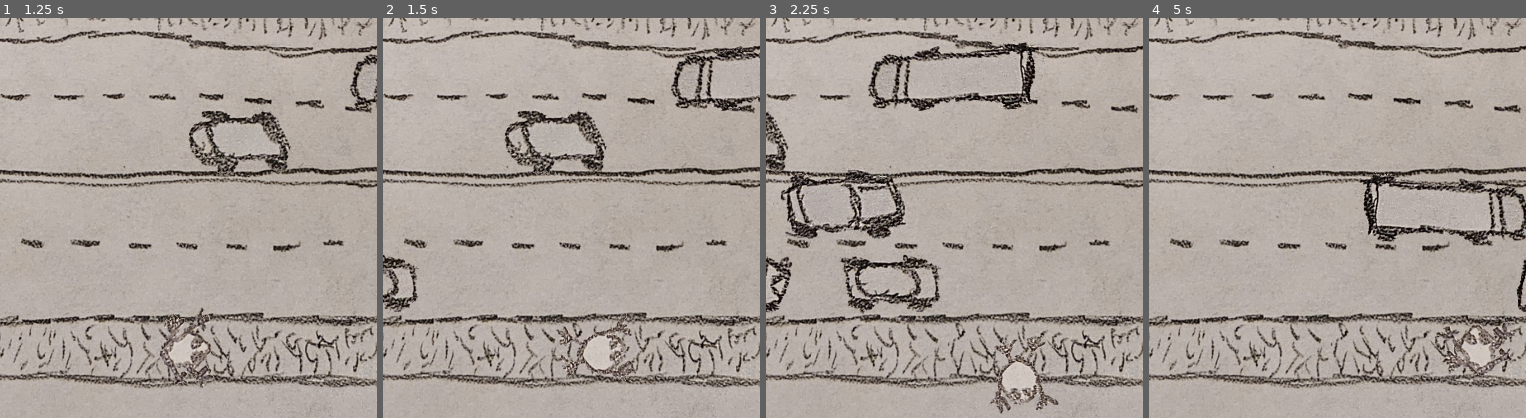
Above: before the commit, frames 1-4 (left to right).
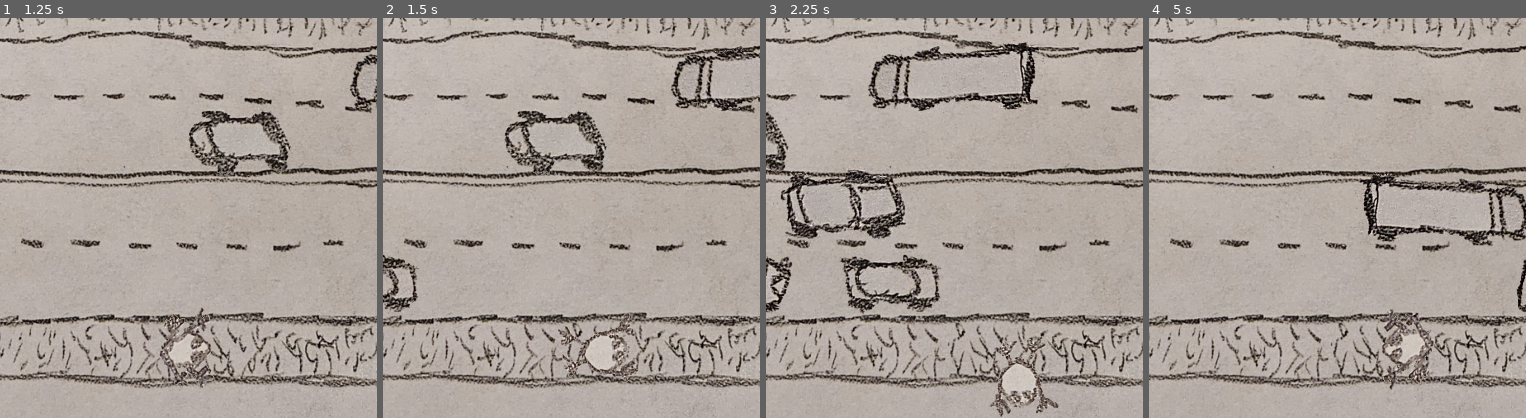
Above: after the commit, the same moments.

Repository: Xyloph/20GC_Game3
Game: Godot game, scene res://scenes/Game.tscn
Same seed, same stepped clock (60 frames per second), same inputs: the game is played once before the commit and once after it.
Inputs (mouse positions are % of the whole screen's width and height, from its top left):
- Up to frame 1 (1.25 s): move the mouse to (72, 45) at 0.52 s; hold Right (ui_right) from 0.53 s (still down); click (72, 45) at 0.67 s
- Up to frame 2 (1.5 s): move the mouse to (30, 55) at 1.27 s; release Right (ui_right) at 1.28 s; hold Down (ui_down) from 1.28 s (still down)
- Up to frame 3 (2.25 s): move the mouse to (60, 28) at 2.02 s; release Down (ui_down) at 2.03 s; hold Right (ui_right) from 2.03 s (still down)
- Up to frame 4 (5 s): move the mouse to (45, 70) at 2.77 s; release Right (ui_right) at 2.78 s; hold Up (ui_up) 2.78-3.53 s; click (45, 70) at 2.92 s; move the mouse to (80, 65) at 3.52 s; hold Left (ui_left) from 3.53 s (still down); move the mouse to (20, 35) at 4.27 s
The pictures show only the part of the screen within x 32-82%, y 50-100%; the shares and areas given below are measured in that part.

Frame 1 is identical in both runs. In frame 2, 1.0% of the frame differs, in the area x 45-68%, y 73-92%; in frame 3, 1.0%; in frame 4, 2.5%, in the area x 61-98%, y 72-93%.

Commit message:
controller support

Diff:
--- a/project.godot
+++ b/project.godot
@@ -27,6 +27,33 @@
 movie_writer/mjpeg_quality=1.0
 movie_writer/movie_file="c:\\temp\\waves.avi"
 
+[input]
+
+left={
+"deadzone": 0.8,
+"events": [Object(InputEventKey,"resource_local_to_scene":false,"resource_name":"","device":-1,"window_id":0,"alt_pressed":false,"shift_pressed":false,"ctrl_pressed":false,"meta_pressed":false,"pressed":false,"keycode":0,"physical_keycode":4194319,"key_label":0,"unicode":0,"echo":false,"script":null)
+, Object(InputEventJoypadMotion,"resource_local_to_scene":false,"resource_name":"","device":-1,"axis":0,"axis_value":-1.0,"script":null)
+]
+}
+right={
+"deadzone": 0.8,
+"events": [Object(InputEventKey,"resource_local_to_scene":false,"resource_name":"","device":-1,"window_id":0,"alt_pressed":false,"shift_pressed":false,"ctrl_pressed":false,"meta_pressed":false,"pressed":false,"keycode":0,"physical_keycode":4194321,"key_label":0,"unicode":0,"echo":false,"script":null)
+, Object(InputEventJoypadMotion,"resource_local_to_scene":false,"resource_name":"","device":-1,"axis":0,"axis_value":1.0,"script":null)
+]
+}
+up={
+"deadzone": 0.8,
+"events": [Object(InputEventKey,"resource_local_to_scene":false,"resource_name":"","device":-1,"window_id":0,"alt_pressed":false,"shift_pressed":false,"ctrl_pressed":false,"meta_pressed":false,"pressed":false,"keycode":0,"physical_keycode":4194320,"key_label":0,"unicode":0,"echo":false,"script":null)
+, Object(InputEventJoypadMotion,"resource_local_to_scene":false,"resource_name":"","device":-1,"axis":1,"axis_value":-1.0,"script":null)
+]
+}
+down={
+"deadzone": 0.8,
+"events": [Object(InputEventKey,"resource_local_to_scene":false,"resource_name":"","device":-1,"window_id":0,"alt_pressed":false,"shift_pressed":false,"ctrl_pressed":false,"meta_pressed":false,"pressed":false,"keycode":0,"physical_keycode":4194322,"key_label":0,"unicode":0,"echo":false,"script":null)
+, Object(InputEventJoypadMotion,"resource_local_to_scene":false,"resource_name":"","device":-1,"axis":1,"axis_value":1.0,"script":null)
+]
+}
+
 [layer_names]
 
 2d_physics/layer_3="Layer 3"
--- a/scenes/Level.tscn
+++ b/scenes/Level.tscn
@@ -18,7 +18,7 @@
 size = Vector2(1440, 738)
 
 [sub_resource type="RectangleShape2D" id="RectangleShape2D_bmb4c"]
-size = Vector2(1787, 355)
+size = Vector2(1787, 360)
 
 [sub_resource type="RectangleShape2D" id="RectangleShape2D_pg845"]
 size = Vector2(912, 968)
@@ -207,7 +207,7 @@
 collision_mask = 2
 
 [node name="CollisionShape2D" type="CollisionShape2D" parent="DrownArea"]
-position = Vector2(465.5, 230.5)
+position = Vector2(465.5, 228)
 shape = SubResource("RectangleShape2D_bmb4c")
 
 [node name="Sprite2D" type="Sprite2D" parent="."]
--- a/scenes/Lillypad.tscn
+++ b/scenes/Lillypad.tscn
@@ -4,7 +4,7 @@
 [ext_resource type="Script" path="res://scripts/Lillypad.gd" id="1_ltf3m"]
 
 [sub_resource type="RectangleShape2D" id="RectangleShape2D_7bovu"]
-size = Vector2(86, 91)
+size = Vector2(69, 91)
 
 [node name="Lillypad" type="Node2D"]
 script = ExtResource("1_ltf3m")
@@ -17,7 +17,7 @@
 collision_layer = 0
 
 [node name="CollisionShape2D" type="CollisionShape2D" parent="WinArea"]
-position = Vector2(1, 5.5)
+position = Vector2(1.5, 5.5)
 shape = SubResource("RectangleShape2D_7bovu")
 debug_color = Color(0.701961, 0.243137, 0, 0.419608)
 
--- a/scripts/frog.gd
+++ b/scripts/frog.gd
@@ -75,26 +75,40 @@
 					move_down = true
 				elif mouse_pos.y < -70.:
 					move_up = true
-
-		if event.is_action("ui_left") or move_left:
+		else:
+			var input_mov_vec := Input.get_vector("left", "right", "up", "down")
+			if abs(input_mov_vec.x) > abs(input_mov_vec.y):
+				# left/right
+				if input_mov_vec.x > 0.:
+					move_right = true
+				elif input_mov_vec.x < 0.:
+					move_left = true
+			else:
+				# up/down
+				if input_mov_vec.y > 0.:
+					move_down = true
+				elif input_mov_vec.y < 0.:
+					move_up = true
+
+		if move_left:
 			# move left
 			moving = true
 			rotation = 3*PI/2
 			target_position.x -= travel_distance
 			pass
-		elif event.is_action("ui_right") or move_right:
+		elif move_right:
 			# move right
 			moving = true
 			rotation = PI / 2
 			target_position.x += travel_distance
 			pass
-		elif event.is_action("ui_up") or move_up:
+		elif move_up:
 			# move up
 			moving = true
 			rotation = 0
 			target_position.y -= travel_distance
 			pass
-		elif event.is_action("ui_down") or move_down:
+		elif move_down:
 			# move down
 			moving = true
 			rotation = PI
Not shown, changed: export_presets.cfg
Not shown, changed: .gitignore
